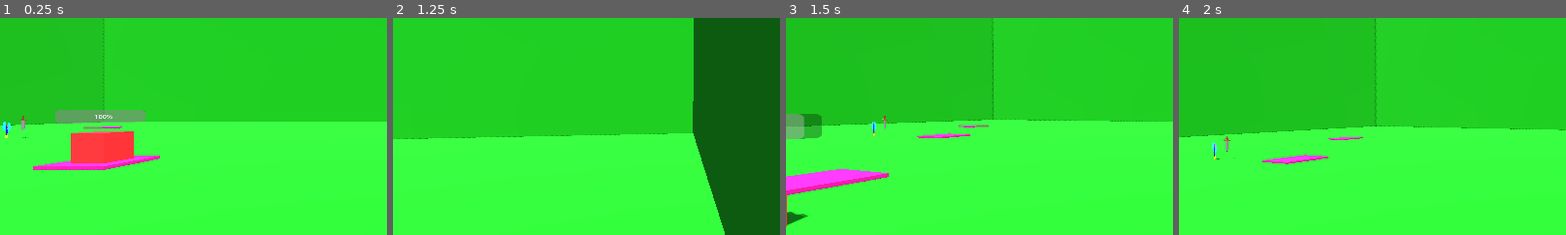
Above: before the commit, frames 1-4 (left to right).
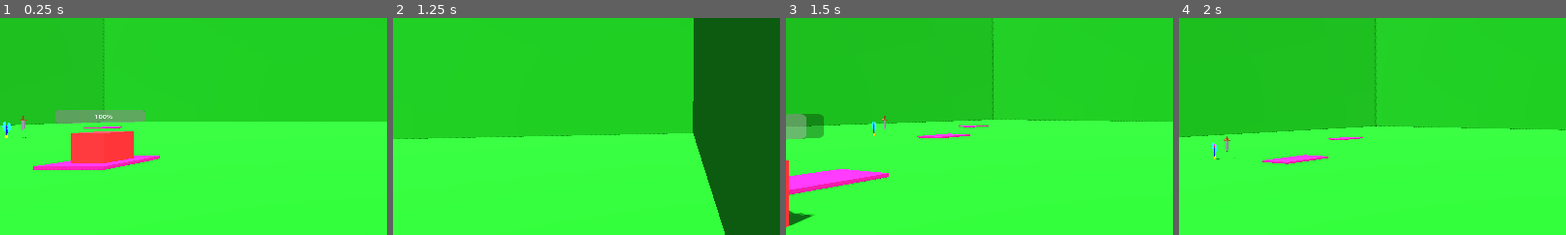
Above: after the commit, the same moments.

Repository: MrDragonMister/Raid_And_Rescue
Game: Godot game, scene res://scenes/world.tscn
Same seed, same stepped clock (60 frames per second), same inputs: the game is played once before the commit and once after it.
Inputs (mouse positions are % of the whole screen's width and height, from its top left):
- Up to frame 1 (0.25 s): no input
- Up to frame 2 (1.25 s): tap Enter at 0.5 s; move the mouse to (55, 50) at 0.52 s; hold W (move_forwards) from 0.53 s (still down); tap C (spawn enemy, bound only after the commit) at 0.6 s; tap Space (jump) at 0.77 s
- Up to frame 3 (1.5 s): keep holding W (move_forwards); move the mouse to (45, 50) at 1.27 s; click (45, 50) at 1.35 s
- Up to frame 4 (2 s): keep holding W (move_forwards); tap Space (jump) at 1.52 s; tap C (spawn enemy, bound only after the commit) at 1.55 s
The pictures show only the part of the screen within x 0-50%, y 28-78%; the shares and areas given below are measured in that part.

Frames 1-2 are identical in both runs. In frame 3, 0.4% of the frame differs, in the area x 0-10%, y 44-97%; in frame 4, nothing differs.

Commit message:
moved enemy health bar code into enemy code instead of the game manager code

Diff:
--- a/project.godot
+++ b/project.godot
@@ -116,6 +116,11 @@
 , Object(InputEventKey,"resource_local_to_scene":false,"resource_name":"","device":-1,"window_id":0,"alt_pressed":false …(183 unchanged characters)…
 ]
 }
+"spawn enemy"={
+"deadzone": 0.5,
+"events": [Object(InputEventKey,"resource_local_to_scene":false,"resource_name":"","device":-1,"window_id":0,"alt_pressed":false,"shift_pressed":false,"ctrl_pressed":false,"meta_pressed":false,"pressed":false,"keycode":0,"physical_keycode":67,"key_label":0,"unicode":99,"location":0,"echo":false,"script":null)
+]
+}
 
 [rendering]
 
--- a/scenes/world.tscn
+++ b/scenes/world.tscn
@@ -1,9 +1,10 @@
-[gd_scene load_steps=23 format=4 uid="uid://i2ludwu5nrhj"]
+[gd_scene load_steps=24 format=4 uid="uid://i2ludwu5nrhj"]
 
 [ext_resource type="Script" path="res://scripts/game_manager.gd" id="1_6oyjt"]
 [ext_resource type="PackedScene" uid="uid://c4uk6bgfdo1jq" path="res://scenes/player.tscn" id="2_7s55m"]
 [ext_resource type="Script" path="res://scripts/player.gd" id="3_bx532"]
 [ext_resource type="PackedScene" uid="uid://cny8rnjsf4uw5" path="res://scenes/enemy.tscn" id="4_pccng"]
+[ext_resource type="Script" path="res://scripts/enemy_manager.gd" id="5_b121a"]
 [ext_resource type="ArrayMesh" uid="uid://dwqs16ln38cmi" path="res://assets/Axeversion3.obj" id="5_sjbiw"]
 
 [sub_resource type="ProceduralSkyMaterial" id="ProceduralSkyMaterial_ij0ug"]
@@ -109,7 +110,7 @@
 unique_name_in_owner = true
 script = ExtResource("1_6oyjt")
 
-[node name="world_objects" type="Node" parent="."]
+[node name="world_objects" type="Node3D" parent="."]
 
 [node name="WorldEnvironment" type="WorldEnvironment" parent="world_objects"]
 environment = SubResource("Environment_rjyjm")
@@ -172,14 +173,16 @@
 surface_material_override/4 = SubResource("StandardMaterial3D_8ejrw")
 surface_material_override/5 = SubResource("StandardMaterial3D_bqy7l")
 
-[node name="Characters" type="Node" parent="world_objects"]
-
-[node name="Enemy" parent="world_objects/Characters" instance=ExtResource("4_pccng")]
-transform = Transform3D(1, 0, 0, 0, 1, 0, 0, 0, 1, 14, 1.05, 14)
-
-[node name="Player" parent="world_objects/Characters" instance=ExtResource("2_7s55m")]
+[node name="Player" parent="world_objects" instance=ExtResource("2_7s55m")]
 transform = Transform3D(1, 0, 0, 0, 1, 0, 0, 0, 1, 23, 0.55, 23)
 script = ExtResource("3_bx532")
+
+[node name="Enemy_manager" type="Node3D" parent="world_objects"]
+script = ExtResource("5_b121a")
+enemy_scene = ExtResource("4_pccng")
+
+[node name="Enemy" parent="world_objects/Enemy_manager" instance=ExtResource("4_pccng")]
+transform = Transform3D(1, 0, 0, 0, 1, 0, 0, 0, 1, 14, 1.05, 14)
 
 [node name="Control" type="Control" parent="."]
 layout_mode = 3
--- a/scripts/Player.gd
+++ b/scripts/Player.gd
@@ -45,7 +45,7 @@
 func toggle_camera():
 	if not active_camera == cameraf:
 		camera1.current = active_camera == camera2	# toggle what camera is true
-		camera2.current = active_camera == camera1
+		camera2.current = active_camera != camera2
 		if active_camera == camera1:
 			active_camera = camera2
 		else:
--- a/scripts/enemy.gd
+++ b/scripts/enemy.gd
@@ -5,11 +5,22 @@
 @onready var health := 100
 @onready var health_bar := $"SubViewport/Control/enemy_health_bar"
 @onready var nav: NavigationAgent3D = $NavigationAgent3D
+@onready var enemy_health_display := $health_display
+
 
 func _ready():
 	health_bar.value = health
 
 func _process(delta: float) -> void:
+	# Get the camera from the current viewport
+	var camera = get_viewport().get_camera_3d()
+	if camera:
+		# Rotate the Sprite3D to face the camera's position
+		enemy_health_display.look_at(camera.global_transform.origin, Vector3.UP)
+
+
+
+
 	if Input.is_action_just_pressed("attack"):
 		if health > health_bar.min_value:
 			for n in 10:
--- /dev/null
+++ b/scripts/enemy_manager.gd
@@ -0,0 +1,17 @@
+extends Node3D
+
+@export var enemy_scene : PackedScene
+
+# Called when the node enters the scene tree for the first time.
+func _ready() -> void:
+	pass # Replace with function body.
+
+
+# Called every frame. 'delta' is the elapsed time since the previous frame.
+func _process(delta: float) -> void:
+	if Input.is_action_just_pressed("spawn enemy"):
+		spawn_enemy(0)
+
+func spawn_enemy(position):
+	var mob = enemy_scene.instantiate()
+	add_child(mob)
--- a/scripts/game_manager.gd
+++ b/scripts/game_manager.gd
@@ -2,17 +2,12 @@
 
 @onready var health := 10
 @onready var health_bar := $"../Control/health_bar"
-@onready var enemy_health_display := $"../world_objects/Characters/Enemy/health_display"
 
 func _ready():
 	health_bar.value = health
 
 func _process(delta: float) -> void:
-	# Get the camera from the current viewport
-	var camera = get_viewport().get_camera_3d()
-	if camera:
-		# Rotate the Sprite3D to face the camera's position
-		enemy_health_display.look_at(camera.global_transform.origin, Vector3.UP)
+	pass
 """
 	if Input.is_action_just_pressed("attack"):
 		for n in 10:
